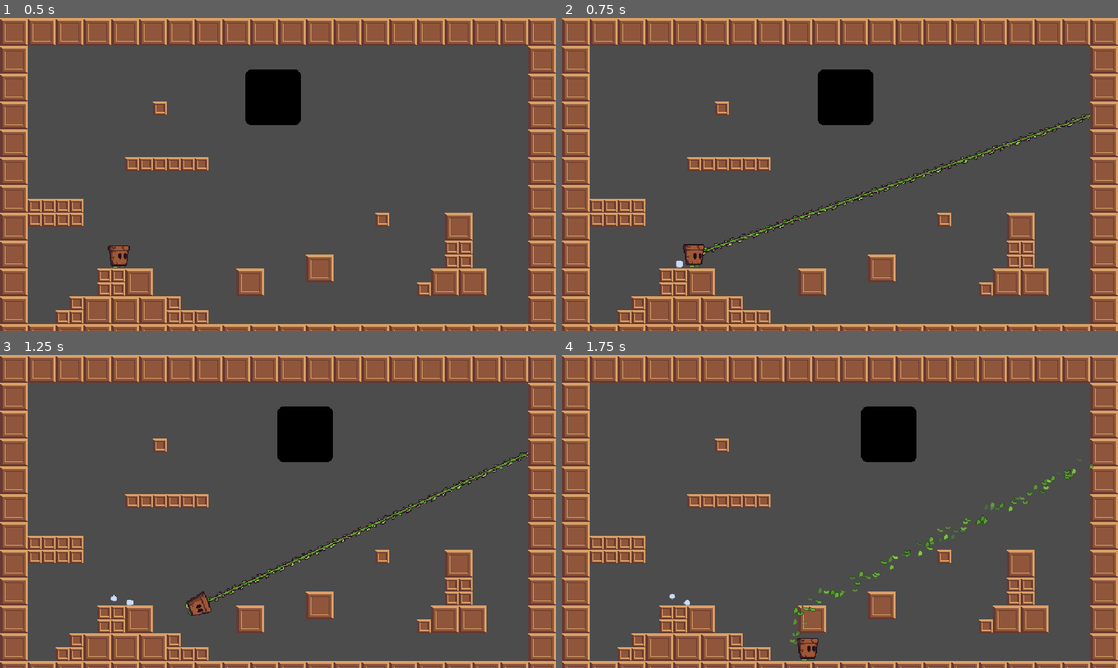
Above: before the commit, frames 1-4 (two rows, left to right).
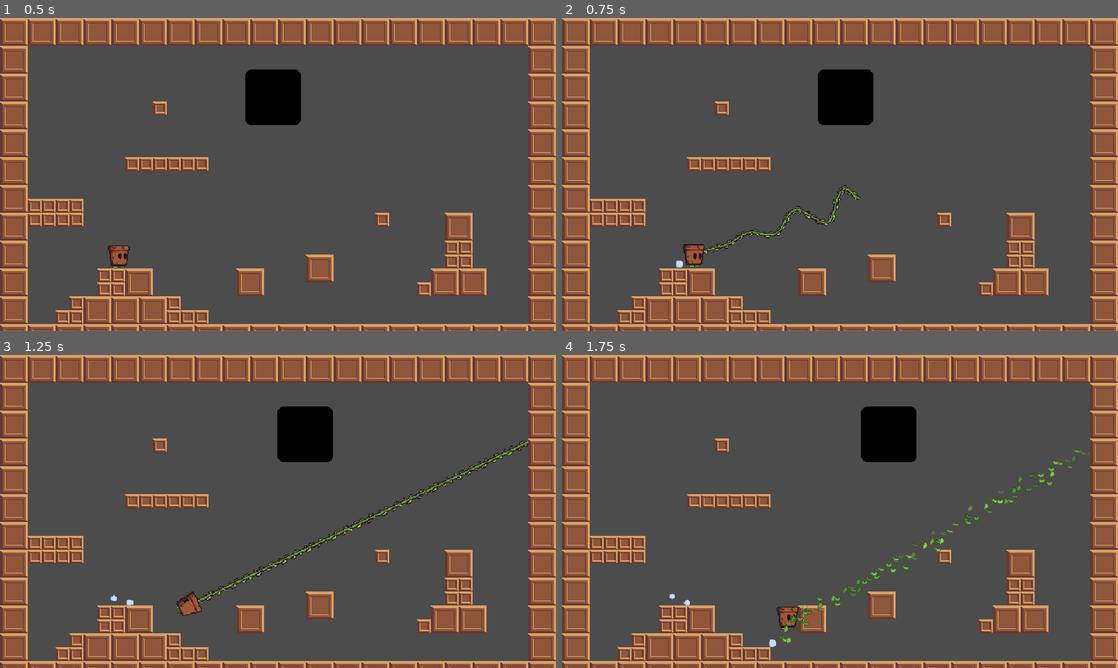
Above: after the commit, the same moments.

Repository: Sciman101/SecretSanta2020
Game: Godot game, scene res://scenes/Test1.tscn
The game is run twice, just before and just after one commit, with the same random seed, the same clock (stepped at 60 frames per second) and the same inputs. The engine's default icon, where the game draws it, is replaced by a stand-in: a white triangle on a blue panel in a dark square.
Inputs (mouse positions are in pixels of both pictures, inside the frame that each line leads up to):
- Up to frame 1 (0.5 s): no input
- Up to frame 2 (0.75 s): tap Enter at 0.5 s; move the mouse to (962, 158) at 0.52 s; hold D (right) from 0.53 s (still down); click (962, 158) at 0.6 s
- Up to frame 3 (1.25 s): keep holding D (right); tap W (jump) at 0.77 s
- Up to frame 4 (1.75 s): keep holding D (right); move the mouse to (728, 527) at 1.27 s; click (728, 527) at 1.35 s; tap W (jump) at 1.52 s

Frame 1 is identical in both runs. In frame 2, 1.5% of the frame differs, in the area x 25-95%, y 30-76%; in frame 3, 2.4%, in the area x 31-96%, y 27-84%; in frame 4, 1.9%.

Commit message:
Made the rope require actual shooting and not just instantly snapping into place

Diff:
--- a/scenes/partial/Player.tscn
+++ b/scenes/partial/Player.tscn
@@ -1,19 +1,22 @@
-[gd_scene load_steps=10 format=2]
+[gd_scene load_steps=12 format=2]
 
 [ext_resource path="res://textures/Player.png" type="Texture" id=1]
-[ext_resource path="res://scripts/GrapplingHook.gd" type="Script" id=2]
+[ext_resource path="res://scripts/Rope.gd" type="Script" id=2]
 [ext_resource path="res://scripts/Player.gd" type="Script" id=3]
 [ext_resource path="res://textures/Vine.png" type="Texture" id=4]
 [ext_resource path="res://textures/Dust.png" type="Texture" id=5]
+[ext_resource path="res://scripts/Grapple.gd" type="Script" id=7]
 
-[sub_resource type="Curve" id=4]
+[sub_resource type="Curve" id=5]
+_data = [ Vector2( 0, 0 ), 0.0, 0.0, 0, 0, Vector2( 0.956044, 1 ), 0.0815622, -0.0324422, 0, 0, Vector2( 1, 0 ), 0.0, 0.0, 0, 0 ]
+
+[sub_resource type="Curve" id=1]
 _data = [ Vector2( 0, 1 ), 0.0, 0.0, 0, 0, Vector2( 1, 0 ), -1.76308, 0.0, 0, 0 ]
 
-[sub_resource type="RectangleShape2D" id=1]
+[sub_resource type="RectangleShape2D" id=2]
 extents = Vector2( 12, 13 )
 
-[sub_resource type="Animation" id=2]
-resource_name = "Spin"
+[sub_resource type="Animation" id=3]
 length = 0.6
 loop = true
 tracks/0/type = "value"
@@ -57,23 +60,36 @@
 falling_grav_multiplier = 1.5
 min_jump_speed = 100.0
 max_air_jumps = 1
+throw_speed = 1500.0
 jump_buffer_time = 0.1
 edge_buffer_time = 0.2
 
-[node name="GrapplingHook" type="Node2D" parent="."]
+[node name="Rope" type="Node2D" parent="."]
 script = ExtResource( 2 )
 max_rope_length = 128.0
 max_stretch = 16.0
 
-[node name="Ray" type="RayCast2D" parent="GrapplingHook"]
+[node name="Ray" type="RayCast2D" parent="Rope"]
 
-[node name="Rope" type="Line2D" parent="GrapplingHook"]
+[node name="RopeViz" type="Line2D" parent="Rope"]
 points = PoolVector2Array( 0, 0, 0, 0 )
 width = 8.0
 default_color = Color( 1, 1, 1, 1 )
 texture = ExtResource( 4 )
 texture_mode = 1
 joint_mode = 2
+
+[node name="Grapple" type="Line2D" parent="."]
+width = 8.0
+default_color = Color( 1, 1, 1, 1 )
+texture = ExtResource( 4 )
+texture_mode = 1
+joint_mode = 2
+script = ExtResource( 7 )
+wobble_curve = SubResource( 5 )
+wobble_intensity = 16.0
+
+[node name="GrapppleCheck" type="RayCast2D" parent="Grapple"]
 
 [node name="DustParticles" type="CPUParticles2D" parent="."]
 position = Vector2( 0, 12 )
@@ -97,8 +113,8 @@
 
 [node name="CollisionShape2D" type="CollisionShape2D" parent="."]
 position = Vector2( 0, 3 )
-shape = SubResource( 1 )
+shape = SubResource( 2 )
 
 [node name="AnimationPlayer" type="AnimationPlayer" parent="."]
-anims/Spin = SubResource( 2 )
-anims/Walk = SubResource( 3 )
+anims/Spin = SubResource( 3 )
+anims/Walk = SubResource( 4 )
--- /dev/null
+++ b/scripts/Grapple.gd
@@ -0,0 +1,73 @@
+extends Line2D
+# The actual 'hook' part of the grapple
+const NUM_LINE_POINTS := 50
+
+onready var hook := $GrapppleCheck
+
+# Used for visuals
+export var wobble_curve : Curve
+export var wobble_intensity : float
+
+var motion : Vector2
+var thrown : bool = false # Has the hook been thrown?
+var shot_time : float
+
+# Emitted when we hit something
+signal grapple_hit(position,thing)
+
+func _ready() -> void:
+	# Setup line renderer
+	visible = false
+	for i in range(NUM_LINE_POINTS):
+		add_point(Vector2.ZERO)
+	# Exclude parent
+	hook.add_exception(get_parent())
+
+
+# Move the hook and actually embed it in stuff
+func _physics_process(delta:float) -> void:
+	if thrown:
+		hook.position += motion * delta
+		hook.cast_to = motion * delta
+
+		shot_time += delta
+		recalculate_visuals()
+
+		hook.force_raycast_update()
+		if hook.is_colliding():
+			# We must have hit something
+			emit_signal("grapple_hit",hook.get_collision_point(),hook.get_collider())
+			end_throw()
+
+
+# Recalculate the viuals for the hook
+func recalculate_visuals() -> void:
+	set_point_position(NUM_LINE_POINTS-1,Vector2.ZERO)
+
+	var tangent = hook.position.normalized().tangent()
+
+	# Set point visuals
+	for i in range(1,NUM_LINE_POINTS-1):
+		var prog = 1-(float(i)/(NUM_LINE_POINTS-2))
+
+		var pos = hook.position * prog
+
+		pos += tangent * cos(pos.length()*0.1+shot_time) * wobble_intensity * wobble_curve.interpolate(prog)
+
+		set_point_position(i,pos)
+
+	set_point_position(0,hook.position)
+
+
+func throw(mot:Vector2) -> void:
+	motion = mot
+	thrown = true
+	shot_time = 0
+
+	hook.position = Vector2.ZERO
+	hook.cast_to = motion.normalized() * 16
+	visible = true
+
+func end_throw() -> void:
+	thrown = false
+	visible = false
--- a/scripts/Player.gd
+++ b/scripts/Player.gd
@@ -13,11 +13,13 @@
 export var falling_grav_multiplier : float # When falling, we fall this much faster
 export var min_jump_speed : float # Minimum jump speed for variable jumping
 export var max_air_jumps : int
+export var throw_speed : float
 
 export var jump_buffer_time : float # How early can we press jump
 export var edge_buffer_time : float # How late can we press jump
 
-onready var grapple := $GrapplingHook
+onready var rope := $Rope
+onready var grapple := $Grapple
 
 onready var sprite := $Sprite
 onready var animation := $AnimationPlayer
@@ -44,6 +46,9 @@
 
 func _ready() -> void:
 	_calculate_movement_params()
+
+	# Attach signals
+	grapple.connect("grapple_hit",rope,'attach_grapple')
 
 
 # DEBUGGING
@@ -84,6 +89,15 @@
 func _handle_movement(delta:float) -> void:
 	grounded = is_on_floor()
 
+	# Throw
+	if Input.is_action_just_pressed("grapple"):
+		if rope.extended:
+			# Detach rope
+			rope.detach_grapple()
+		elif not grapple.thrown:
+			var dir = (get_global_mouse_position() - global_position).normalized()
+			grapple.throw(dir*throw_speed)
+
 	# Get horizontal input
 	var hor := 0.0
 	if Input.is_action_pressed("right"): hor += 1
@@ -91,7 +105,7 @@
 
 	# Flip horizontally
 	if hor != 0:
-		if not grapple.extended or grounded:
+		if not rope.extended or grounded:
 			sprite.flip_h = hor < 0
 
 	if hor != 0 and grounded:
@@ -101,7 +115,7 @@
 		dust.direction.x = -hor * 8
 	else:
 		dust.emitting = false
-		if grapple.extended and not grounded:
+		if rope.extended and not grounded:
 			animation.playback_speed = abs(motion.x) / move_speed
 			animation.play("Spin")
 		else:
@@ -111,8 +125,8 @@
 	var target_angle := 0.0
 
 	if not grounded and not was_grounded:
-		if grapple.extended:
-			target_angle = grapple.get_angle() + HALF_PI
+		if rope.extended:
+			target_angle = rope.get_angle() + HALF_PI
 	sprite.rotation = lerp_angle(sprite.rotation,target_angle,delta*10)
 
 	# Determine acceleration
@@ -126,7 +140,7 @@
 		else:
 			acc = _air_acceleration
 
-	if not grounded and grapple.is_hanging():
+	if not grounded and rope.is_hanging():
 		# If grappling, free acceleration
 		motion.x += _air_acceleration * hor * delta * 0.5
 	else:
--- a/scripts/GrapplingHook.gd
+++ b/scripts/Rope.gd
@@ -1,6 +1,6 @@
 extends Node2D
 
-onready var rope := $Rope
+onready var rope := $RopeViz
 onready var wrap_ray := $Ray
 onready var player : KinematicBody2D = get_parent()
 var particles
@@ -27,6 +27,7 @@
 
 	# Setup particles
 	particles = Node2D.new()
+	particles.name = "LeafParticles"
 	particles.set_script(load("res://scripts/LeafParticles.gd"))
 	player.get_parent().call_deferred('add_child',particles)
 
@@ -161,15 +162,21 @@
 
 
 # Start the grapple
-func attach_grapple(point:RopePoint) -> void:
+func attach_grapple(point:Vector2,relative) -> void:
 	extended = true
 
+	if not relative.is_in_group("Grabbable"):
+		relative = null
+
+	# Create rope point
+	var rp = RopePoint.new(point,relative,point.distance_to(player.global_position))
+
 	# Stick and update length
-	rope_points.append(point)
+	rope_points.append(rp)
 
 	# Reset points and add base points
 	rope.clear_points()
-	rope.add_point(point.world_pos())
+	rope.add_point(point)
 	rope.add_point(player.global_position)
 
 
@@ -204,25 +211,6 @@
 		return (rope_points[0].world_pos() - player.global_position).angle()
 	else:
 		return 0.0
-
-
-# DEBUG
-func _input(event):
-	if event is InputEventMouseButton:
-		if event.button_index == BUTTON_LEFT and event.pressed:
-
-			if not extended:
-
-				wrap_ray.cast_to = (get_global_mouse_position() - player.global_position).normalized() * 512
-				wrap_ray.force_raycast_update()
-
-				var point = RopePoint.new(wrap_ray.get_collision_point(),wrap_ray.get_collider(),wrap_ray.get_collision_point().distance_to(player.global_position))
-				attach_grapple(point)
-
-			else:
-				detach_grapple()
-				# We boost the player a little
-				#player.motion *= 1.5
 
 
 # A point on the rope
Not shown: 2 places in scenes/partial/Player.tscn that only renumber resources
